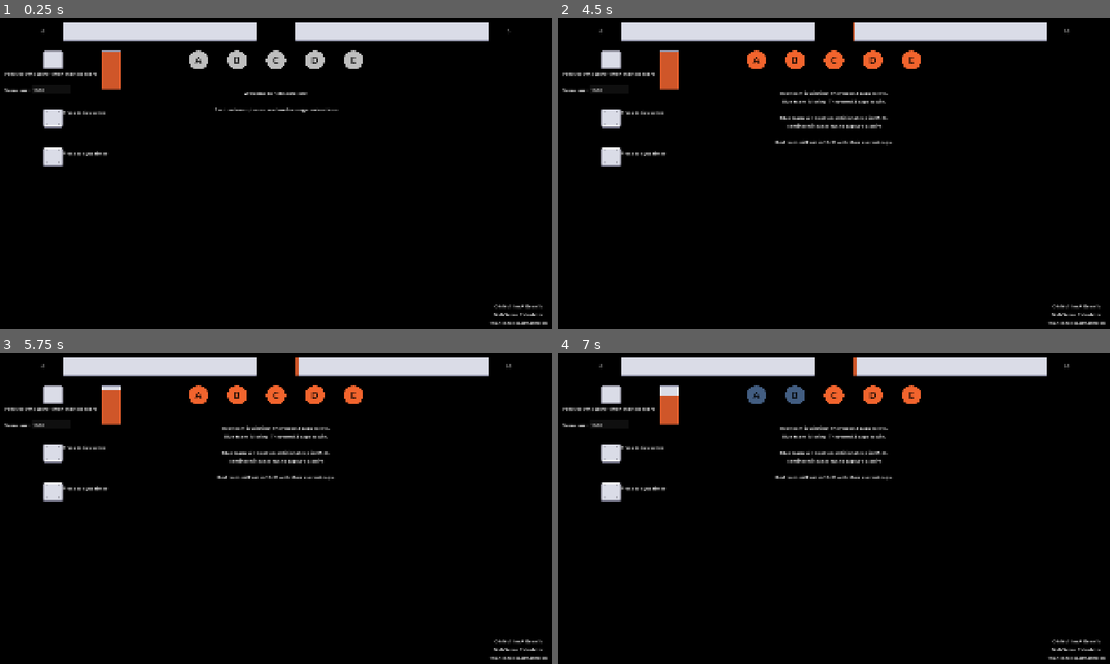
Above: before the commit, frames 1-4 (two rows, left to right).
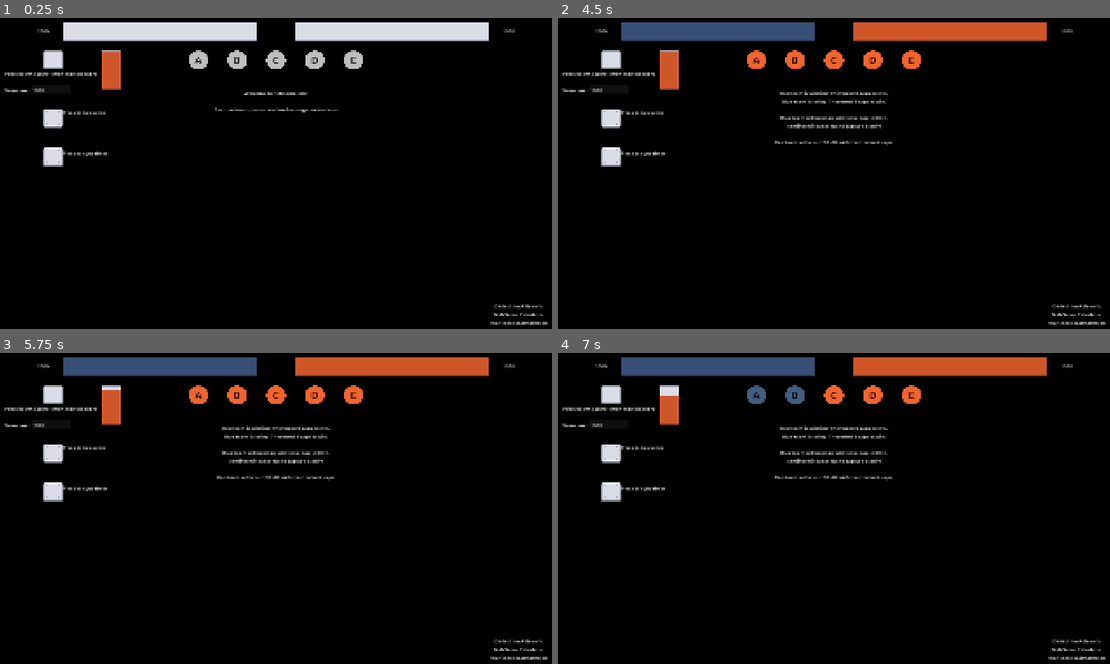
Above: after the commit, the same moments.

Repository: matthew-cavener/neb-control-score-calculator
Game: Godot game, scene res://scenes/main.tscn
Two runs of this game, one before a commit and one after it. Both use one fixed random seed, a clock stepped at 60 frames per second and the inputs below.
Inputs (mouse positions are in pixels of both pictures, inside the frame that each line leads up to):
- Up to frame 1 (0.25 s): no input
- Up to frame 2 (4.5 s): click "A" at 0.5 s; click "B" at 1.25 s; click "C" at 2 s; click "D" at 2.75 s; click "E" at 3.5 s; click (613, 58) at 4.25 s
- Up to frame 3 (5.75 s): click (55, 452) at 5 s
- Up to frame 4 (7 s): click "A" at 5.75 s; click "B" at 6.5 s

The runs differ from the first frame. In frame 1, less than 0.1% of the frame differs, in the area x 6-94%, y 3-5%; in frame 2, 4.5%, in the area x 6-94%, y 1-41%; in frame 3, 4.5%; in frame 4, 4.5%.

Commit message:
remove unused reset_scores function

Diff:
--- a/godot/scenes/main.gd
+++ b/godot/scenes/main.gd
@@ -11,14 +11,7 @@
 @onready var max_time = Constants.SCORE_TIMER_INTERVAL * score_limit / Constants.SCORE_PER_CAP_POINT
 
 func _ready() -> void:
-
-    reset_scores()
     Events.connect("score_timer_timeout", _on_score_timer_timeout)
-
-
-func reset_scores() -> void:
-    $BlueTeamScore.text = "0"
-    $RedTeamScore.text = "0"
 
 
 func calculate_score() -> void:
